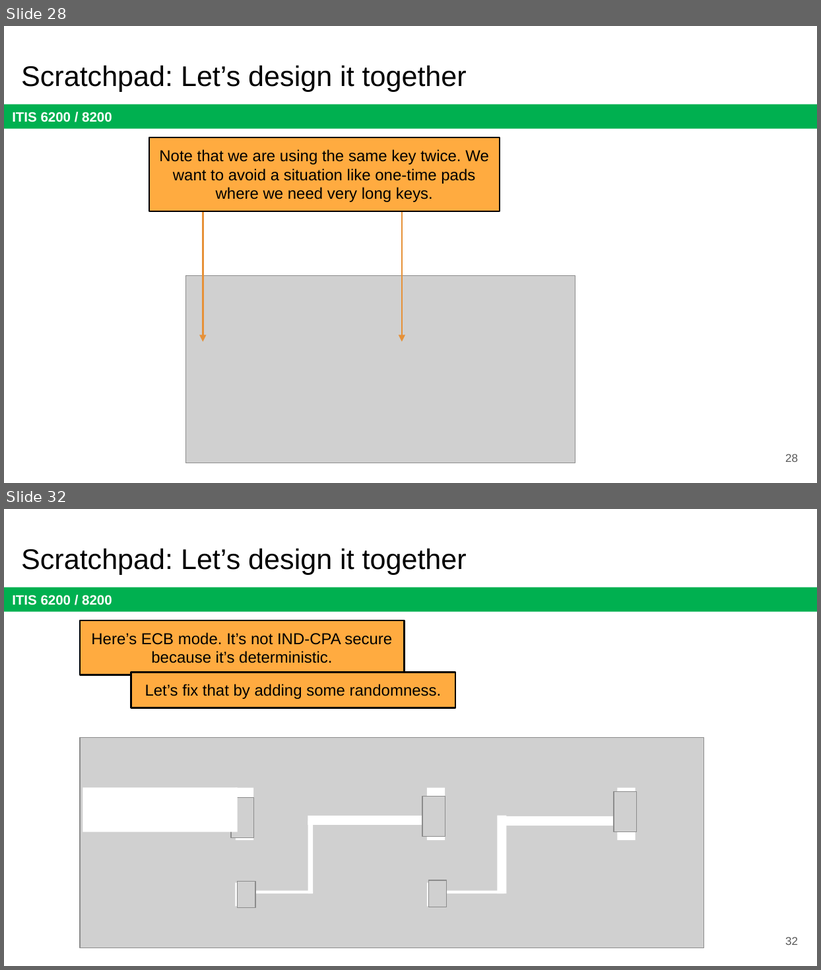
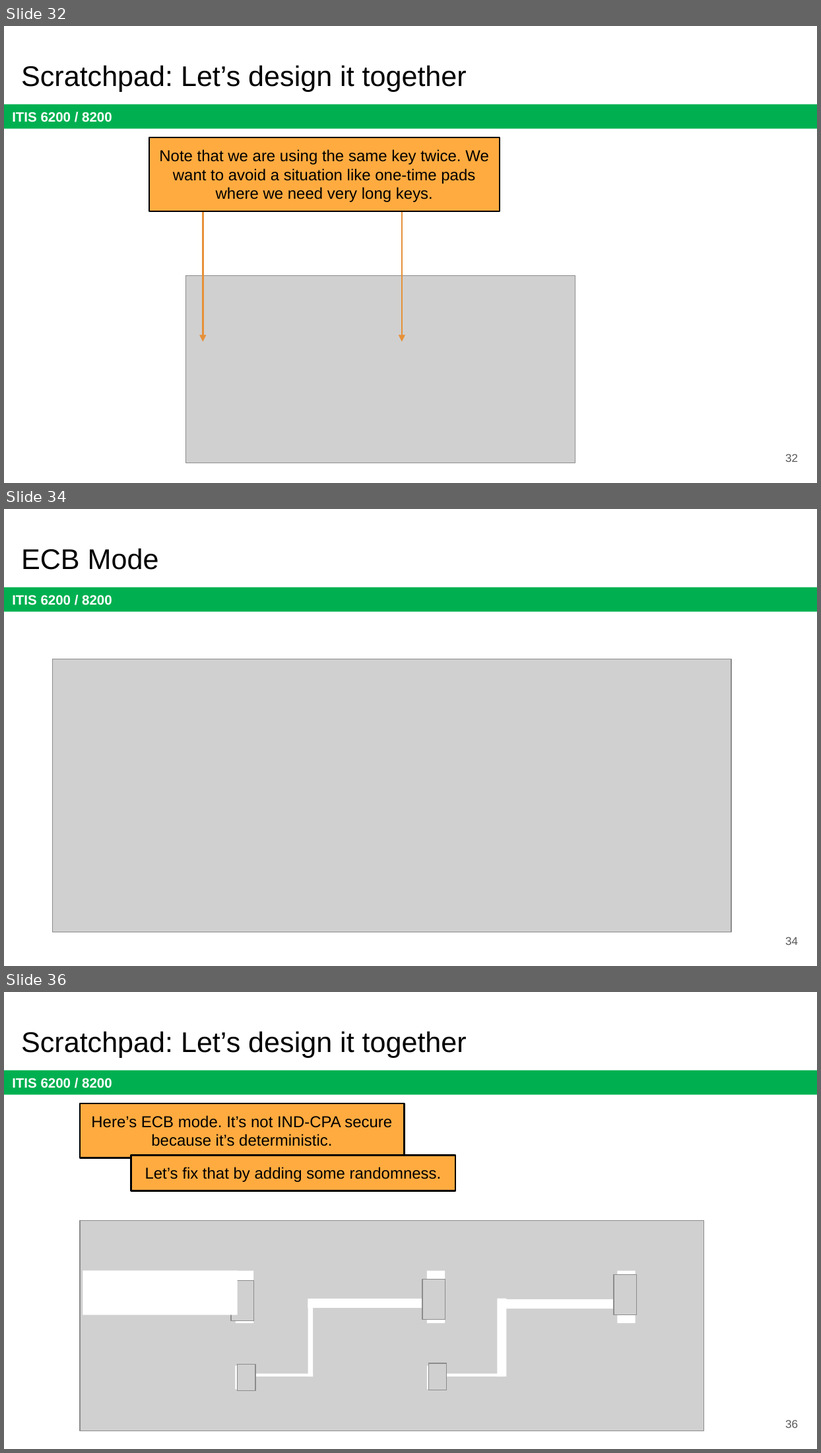
Before and after one commit to jx5c/github.io, a slide deck: teaching/ITIS6200/2023fa/lectures/lec03.pptx. Shown one above the other, each under a label of ours: slides 28 and 32 before the commit, slides 32, 34 and 36 after it; the slides between them are not shown. The pictures are 821x970 and 821x1453 pixels, drawn with LibreOffice and Linux fonts; fonts in the diff are those of the drawing; grey boxes stand for pictures. Boxes give left, top, right and bottom in pixels: in the first picture for what was removed or moved away, otherwise in the second. Text is boxed around its words. In the diff, an @@ line names an element or a change of style, - is before the commit and + after.

```diff
--- a/teaching/ITIS6200/2023fa/lectures/lec03.pptx
+++ b/teaching/ITIS6200/2023fa/lectures/lec03.pptx
@@ slide 34 added at [4,509,817,966], background #FFFFFF; not listed: 1 template element that a slide beside it also shows @@
@@ title added at [21,548,159,570], 25.2 pt, text #000000 @@
+ECB Mode
@@ picture added at [53,659,732,933] @@
@@ page number added at [785,937,798,945], 10 pt, text #595959 @@
+34
@@ what was slide 28 is now slide 32 @@
@@ page number at [785,454,798,462]: text changed @@
-28
+32
@@ what was slide 32 is now slide 36 @@
@@ page number at [785,1420,798,1428]: text changed @@
-32
+36
```
Also in this commit, not shown: 8 slides changed, 5 other slides added, 2 slides removed, 1 other file.
